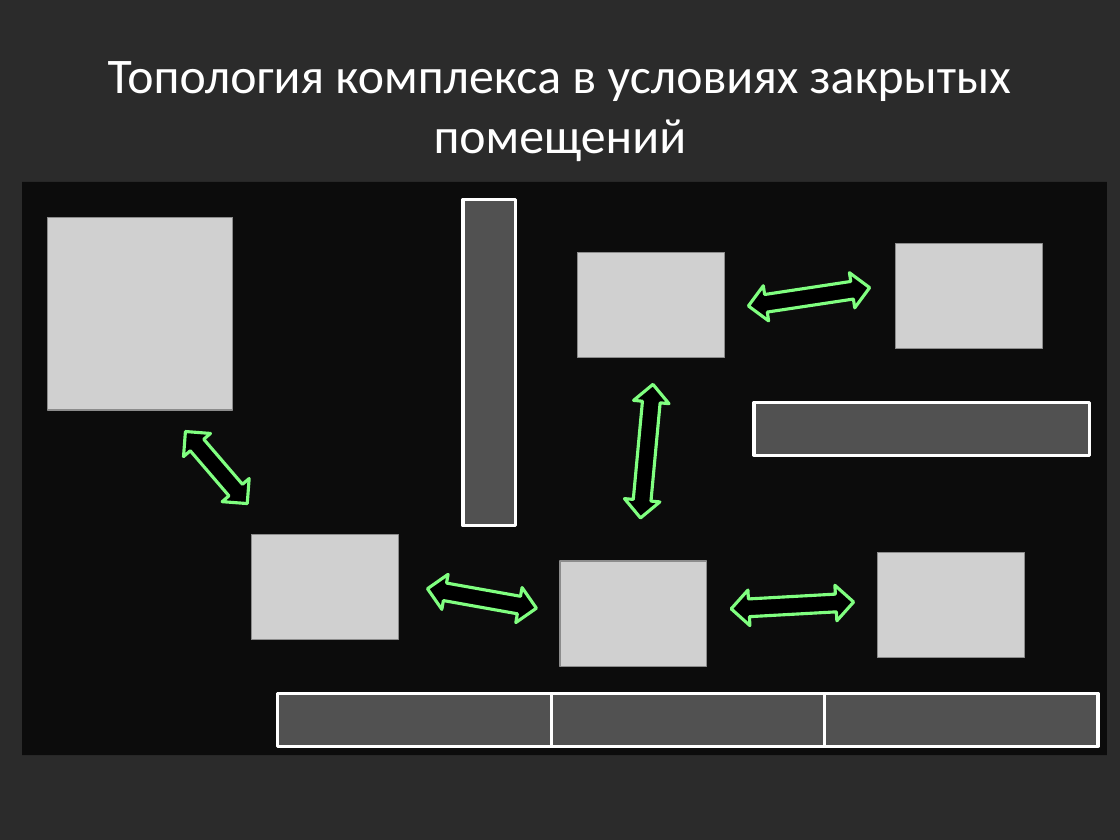
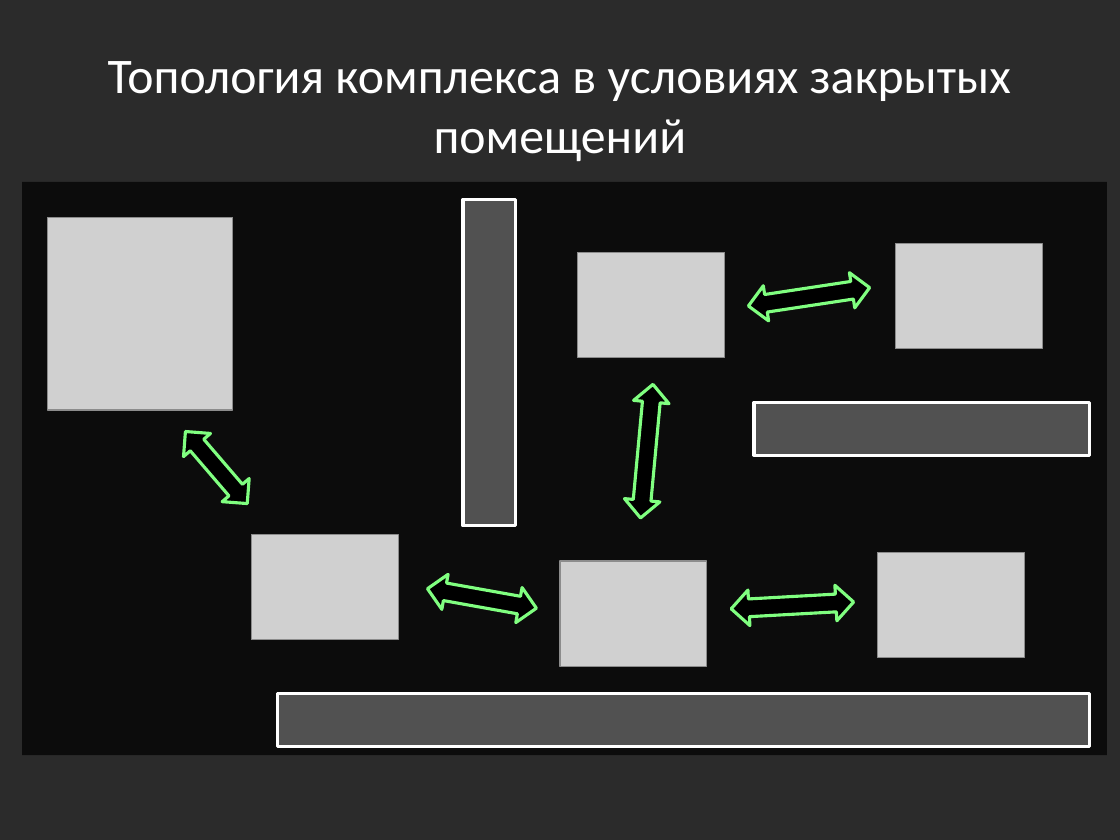
Before and after one commit to yaceq/quadro-xds, a slide deck: slide 5 of Docs/Medias2012_dhg.pptx. Drawn at 1120x840 pixels with LibreOffice and Linux fonts; fonts in the diff are those of the drawing; grey boxes stand for pictures; background and template pictures are left out; a plain dark background stands for a picture behind light text. Boxes give left, top, right and bottom in pixels: in the first picture for what was removed or moved away, otherwise in the second. Text is boxed around its words. In the diff, an @@ line names an element or a change of style, - is before the commit and + after.

```diff
--- a/Docs/Medias2012_dhg.pptx
+++ b/Docs/Medias2012_dhg.pptx
@@ rectangle: place and size @@
-rectangle at [277, 694, 550, 746]
+rectangle at [278, 694, 1089, 746]
@@ rectangle removed at [552, 694, 825, 746] @@
@@ rectangle removed at [825, 694, 1098, 746] @@
```
Also in this commit, not shown: 7 other slides changed, 2 slides added, 4 slides removed.
